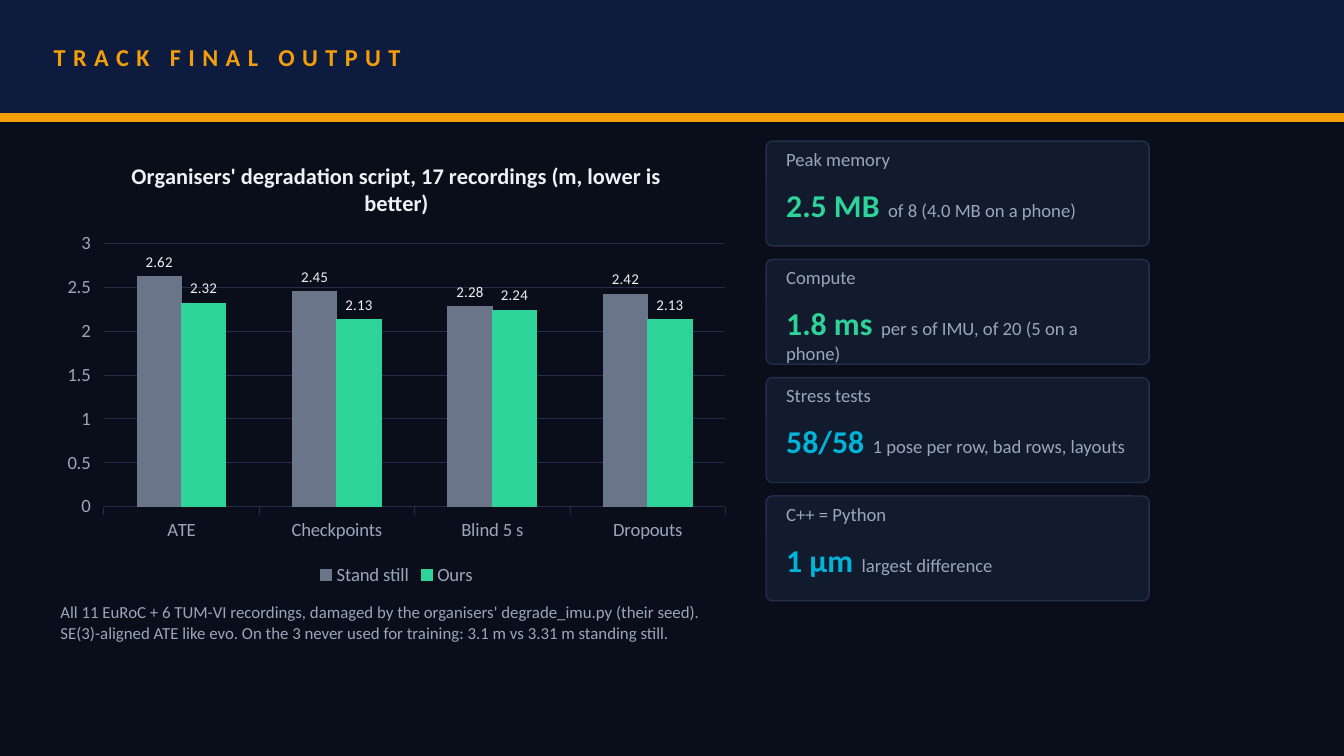
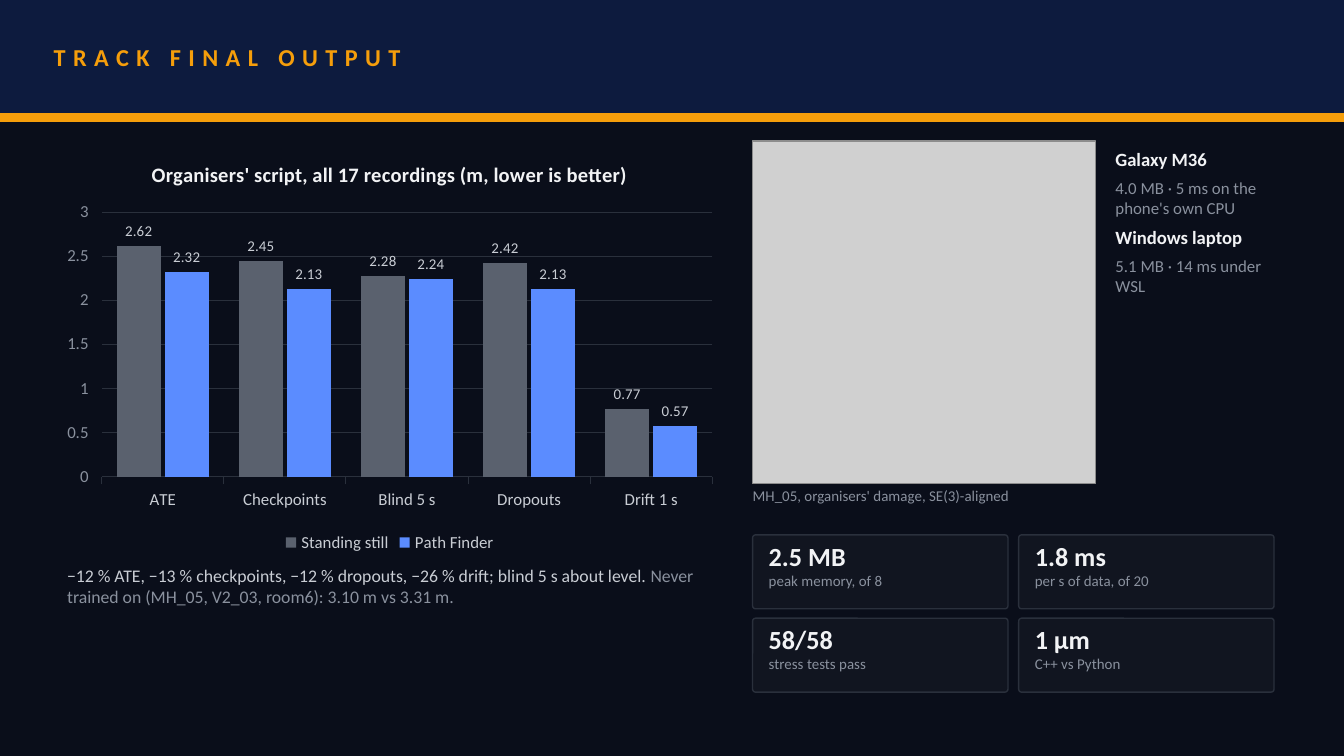
Before and after one commit to rehaanajani/pathfinder-xr, a slide deck: slide 5 of deck/SRMIST_CaliforniaBurrito.pptx. Drawn at 1344x756 pixels with LibreOffice and Linux fonts; fonts in the diff are those of the drawing; grey boxes stand for pictures. Boxes give left, top, right and bottom in pixels: in the first picture for what was removed or moved away, otherwise in the second. Text is boxed around its words. In the diff, an @@ line names an element or a change of style, - is before the commit and + after.

Commit message:
Redesigned the deck in black and white with real images: the localhost live demo, the terminal run, the damaged signal and the trajectory

```diff
--- a/deck/SRMIST_CaliforniaBurrito.pptx
+++ b/deck/SRMIST_CaliforniaBurrito.pptx
@@ column chart at (x1=54, y1=141, x2=726, y2=558) @@
@@ title "Organisers' degradation script, 17 recordings (m, lower is better)" to "Organisers' script, all 17 recordings (m, lower is better)" @@
-categories: ATE, Checkpoints, Blind 5 s, Dropouts
+categories: ATE, Checkpoints, Blind 5 s, Dropouts, Drift 1 s
-Stand still: 2.62, 2.45, 2.28, 2.42
+Standing still: 2.62, 2.45, 2.28, 2.42, 0.77
@@ colour of Standing still #6B758A to #5A616E @@
@@ data labels of Standing still changed @@
-Ours: 2.32, 2.13, 2.24, 2.13
+Path Finder: 2.32, 2.13, 2.24, 2.13, 0.57
@@ colour of Path Finder #2ED39A to #5B8CFF @@
@@ data labels of Path Finder changed @@
@@ legend changed @@
@@ category axis changed @@
@@ value axis changed @@
@@ bar spacing changed @@
@@ lettering changed @@
@@ column chart resized from (x1=54, y1=141, x2=739, y2=591) to (x1=54, y1=141, x2=726, y2=558) @@
@@ picture added at (x1=753, y1=141, x2=1095, y2=484) @@
@@ rounded rectangle removed at (x1=766, y1=141, x2=1149, y2=246) @@
@@ text removed at (x1=786, y1=153, x2=890, y2=169) @@
-Peak memory
@@ text added at (x1=1115, y1=153, x2=1261, y2=292), 9 pt, text #8A919E @@
+Galaxy M36
+4.0 MB · 5 ms on the phone's own CPU
+Windows laptop
+5.1 MB · 14 ms under WSL
@@ text removed at (x1=786, y1=196, x2=1076, y2=220) @@
-2.5 MB of 8 (4.0 MB on a phone)
@@ rounded rectangle removed at (x1=766, y1=259, x2=1149, y2=364) @@
@@ text removed at (x1=786, y1=272, x2=855, y2=287) @@
-Compute
@@ text removed at (x1=786, y1=430, x2=1125, y2=456) @@
-58/58 1 pose per row, bad rows, layouts
@@ text added at (x1=753, y1=490, x2=1009, y2=504), 8 pt, text #8A919E @@
+MH_05, organisers' damage, SE(3)-aligned
@@ text removed at (x1=786, y1=508, x2=886, y2=524) @@
-C++ = Python
@@ rounded rectangle at (x1=753, y1=535, x2=1008, y2=609): fill #121A2E to #111520; outline #232E4A 0.75 pt to #2A303C 0.75 pt; proportions changed @@
@@ rounded rectangle resized from (x1=766, y1=496, x2=1149, y2=601) to (x1=753, y1=535, x2=1008, y2=609) @@
@@ rounded rectangle added at (x1=1019, y1=535, x2=1274, y2=609), fill #111520, outline #2A303C 0.75 pt @@
@@ text at (x1=67, y1=569, x2=694, y2=606): text changed; size 9 to 9.5 pt; text colour #9AA6BC to #C9CDD4 @@
-All 11 EuRoC + 6 TUM-VI recordings, damaged by the organisers' degrade_imu.py (their seed). SE(3)-aligned ATE like evo. On the 3 never used for training: 3.1 m vs 3.31 m standing still.
+−12 % ATE, −13 % checkpoints, −12 % dropouts, −26 % drift; blind 5 s about level. Never trained on (MH_05, V2_03, room6): 3.10 m vs 3.31 m.
@@ text added at (x1=769, y1=549, x2=883, y2=589), 8 pt, text #8A919E @@
+2.5 MB
+peak memory, of 8
@@ text removed at (x1=786, y1=551, x2=992, y2=577) @@
-1 µm largest difference
@@ text at (x1=1035, y1=548, x2=1149, y2=589): text changed; size 10 to 8 pt; text colour #9AA6BC to #8A919E @@
-1.8 ms per s of IMU, of 20 (5 on a phone)
+1.8 ms
+per s of data, of 20
@@ rounded rectangle resized from (x1=766, y1=378, x2=1149, y2=482) to (x1=753, y1=618, x2=1008, y2=692) @@
@@ rounded rectangle at (x1=753, y1=618, x2=1008, y2=692): fill #121A2E to #111520; outline #232E4A 0.75 pt to #2A303C 0.75 pt; proportions changed @@
@@ rounded rectangle added at (x1=1019, y1=618, x2=1274, y2=692), fill #111520, outline #2A303C 0.75 pt @@
@@ text at (x1=769, y1=630, x2=866, y2=672): text changed; size 10 to 8 pt; text colour #9AA6BC to #8A919E @@
-Stress tests
+58/58
+stress tests pass
@@ text added at (x1=1035, y1=632, x2=1120, y2=671), 8 pt, text #8A919E @@
+1 µm
+C++ vs Python
```
Also in this commit, not shown: 8 other slides changed, 7 other files.
